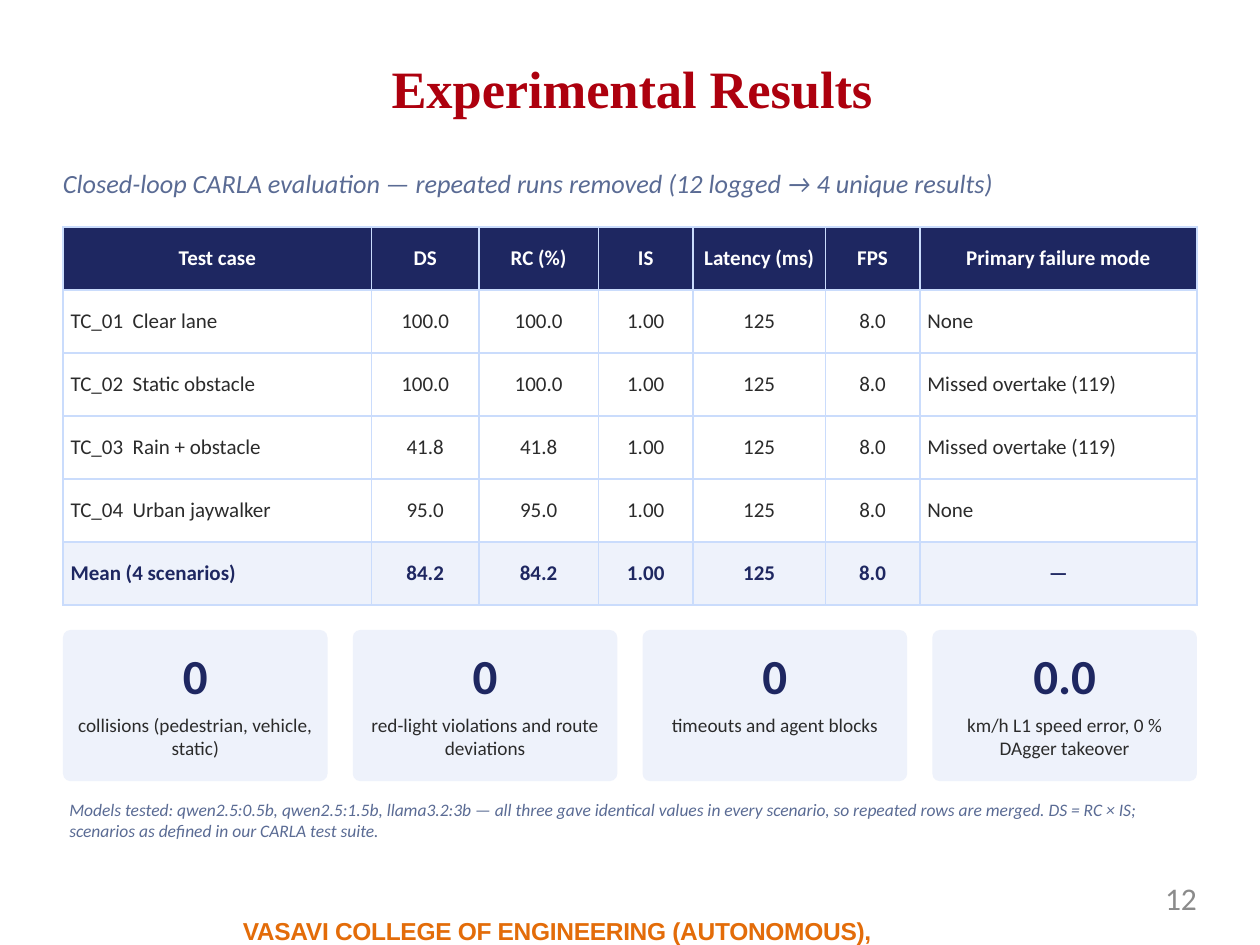
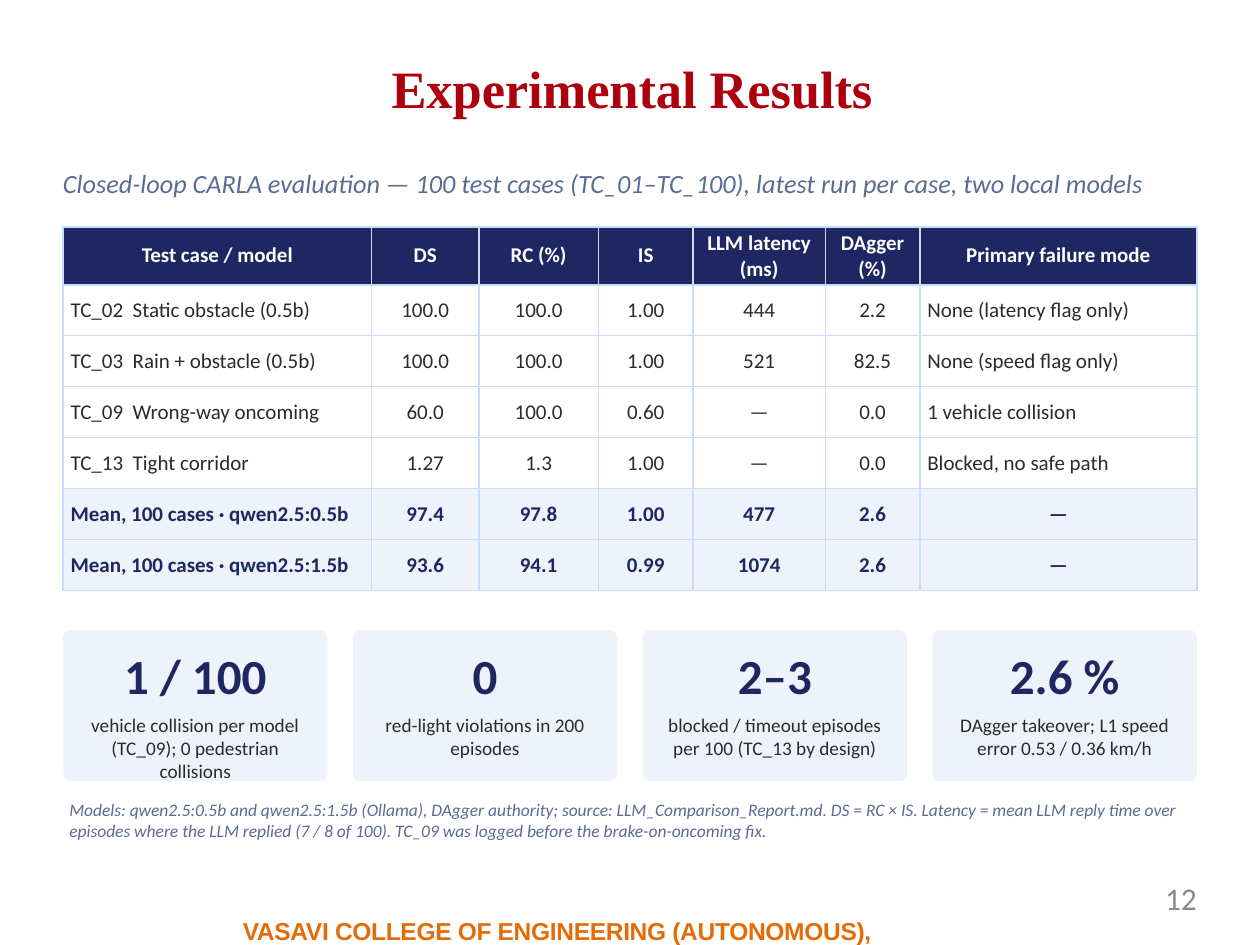
Before and after one commit to vivek08248/Autonomous-Driving-Sensor-Fusion-LLM-Carla, a slide deck: slide 12 of docs/presentation/Project_Seminar_Vivek_Chakali.pptx. Drawn at 1260x945 pixels with LibreOffice and Linux fonts; fonts in the diff are those of the drawing; background and template pictures are left out. Boxes give left, top, right and bottom in pixels: in the first picture for what was removed or moved away, otherwise in the second. Text is boxed around its words. In the diff, an @@ line names an element or a change of style, - is before the commit and + after.

```diff
--- a/docs/presentation/Project_Seminar_Vivek_Chakali.pptx
+++ b/docs/presentation/Project_Seminar_Vivek_Chakali.pptx
@@ text at (63, 174, 1142, 197): text changed @@
-Closed-loop CARLA evaluation — repeated runs removed (12 logged → 4 unique results)
+Closed-loop CARLA evaluation — 100 test cases (TC_01–TC_100), latest run per case, two local models
@@ table at (63, 227, 1197, 588) @@
-row 1: Test case | DS | RC (%) | IS | Latency (ms) | FPS | Primary failure mode
-row 2: TC_01 Clear lane | 100.0 | 100.0 | 1.00 | 125 | 8.0 | None
-row 3: TC_02 Static obstacle | 100.0 | 100.0 | 1.00 | 125 | 8.0 | Missed overtake (119)
-row 4: TC_03 Rain + obstacle | 41.8 | 41.8 | 1.00 | 125 | 8.0 | Missed overtake (119)
-row 5: TC_04 Urban jaywalker | 95.0 | 95.0 | 1.00 | 125 | 8.0 | None
-row 6: Mean (4 scenarios) | 84.2 | 84.2 | 1.00 | 125 | 8.0 | —
+row 1: Test case / model | DS | RC (%) | IS | LLM latency (ms) | DAgger (%) | Primary failure mode
+row 2: TC_02 Static obstacle (0.5b) | 100.0 | 100.0 | 1.00 | 444 | 2.2 | None (latency flag only)
+row 3: TC_03 Rain + obstacle (0.5b) | 100.0 | 100.0 | 1.00 | 521 | 82.5 | None (speed flag only)
+row 4: TC_09 Wrong-way oncoming | 60.0 | 100.0 | 0.60 | — | 0.0 | 1 vehicle collision
+row 5: TC_13 Tight corridor | 1.27 | 1.3 | 1.00 | — | 0.0 | Blocked, no safe path
+row 6: Mean, 100 cases · qwen2.5:0.5b | 97.4 | 97.8 | 1.00 | 477 | 2.6 | —
+row 7: Mean, 100 cases · qwen2.5:1.5b | 93.6 | 94.1 | 0.99 | 1074 | 2.6 | —
@@ text at (124, 662, 266, 695): text changed @@
-0
+1 / 100
@@ text at (738, 662, 812, 695): text changed @@
-0
+2–3
@@ text at (1010, 660, 1073, 695): text changed @@
-0.0
+2.6 %
@@ text at (91, 718, 299, 778): text changed @@
-collisions (pedestrian, vehicle, static)
+vehicle collision per model (TC_09); 0 pedestrian collisions
@@ text at (385, 718, 584, 758): text changed @@
-red-light violations and route deviations
+red-light violations in 200 episodes
@@ text at (668, 718, 881, 759): text changed @@
-timeouts and agent blocks
+blocked / timeout episodes per 100 (TC_13 by design)
@@ text at (960, 718, 1169, 756): text changed @@
-km/h L1 speed error, 0 % DAgger takeover
+DAgger takeover; L1 speed error 0.53 / 0.36 km/h
@@ text at (69, 803, 1176, 840): text changed @@
-Models tested: qwen2.5:0.5b, qwen2.5:1.5b, llama3.2:3b — all three gave identical values in every scenario, so repeated rows are merged. DS = RC × IS; scenarios as defined in our CARLA test suite.
+Models: qwen2.5:0.5b and qwen2.5:1.5b (Ollama), DAgger authority; source: LLM_Comparison_Report.md. DS = RC × IS. Latency = mean LLM reply time over episodes where the LLM replied (7 / 8 of 100). TC_09 was logged before the brake-on-oncoming fix.
```
Also in this commit, not shown: 3 other slides changed.
